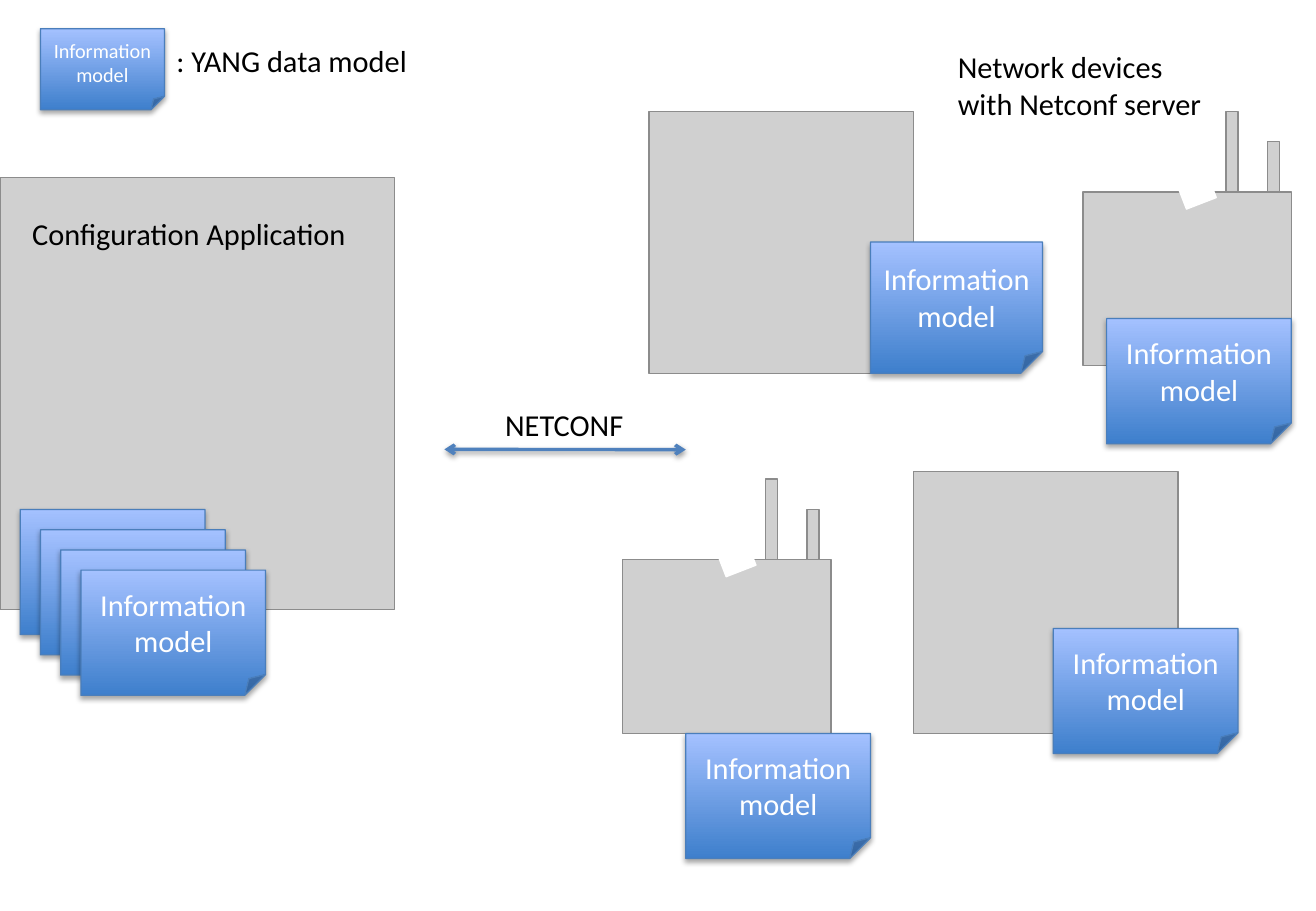
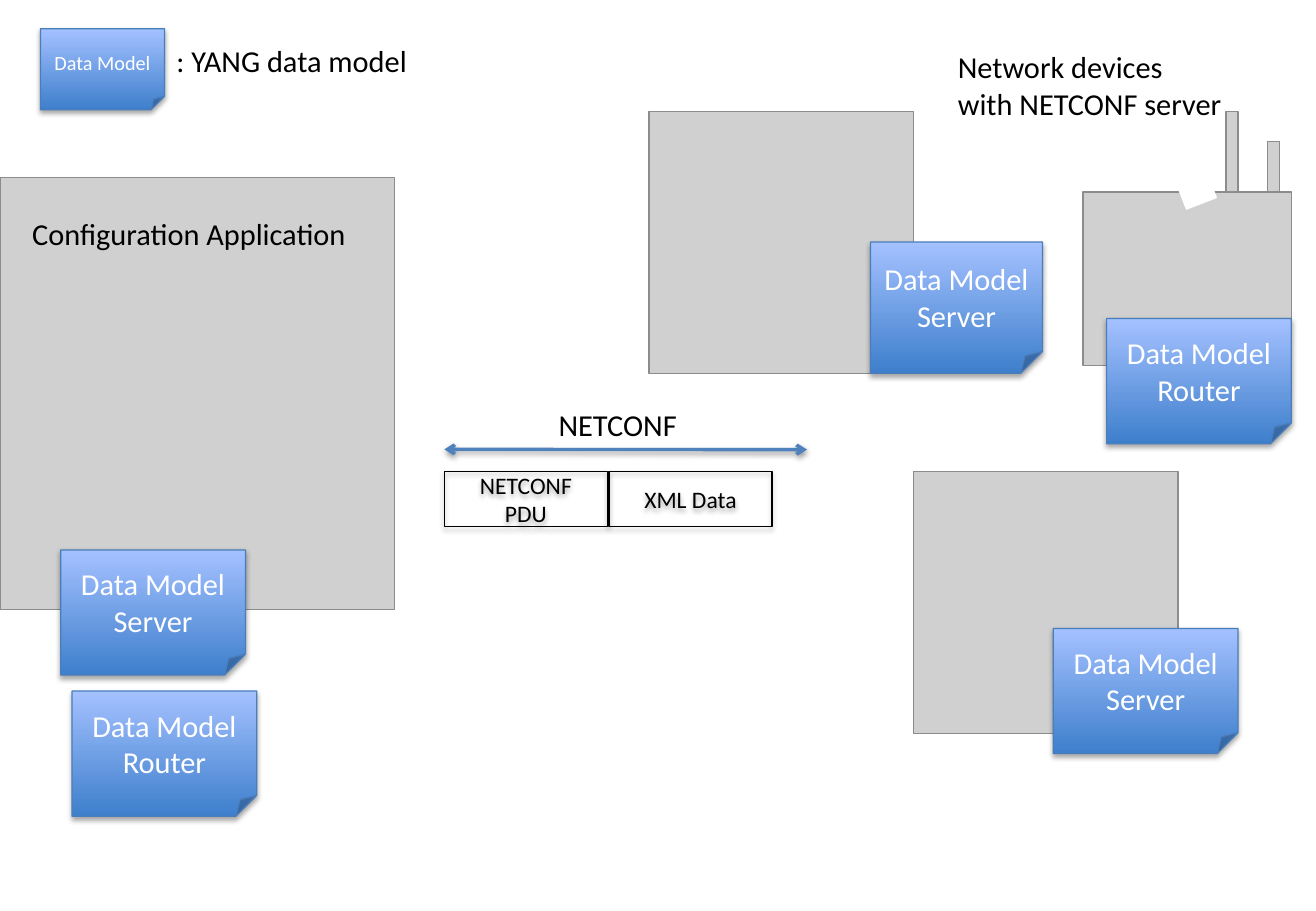
Before and after one commit to AaronNGray/jYang, a slide deck: slide 2 of yang-manager/reports/YangArchi.pptx. Drawn at 1316x911 pixels with LibreOffice and Linux fonts; fonts in the diff are those of the drawing; grey boxes stand for pictures. Boxes give left, top, right and bottom in pixels: in the first picture for what was removed or moved away, otherwise in the second. Text is boxed around its words. In the diff, an @@ line names an element or a change of style, - is before the commit and + after.

```diff
--- a/yang-manager/reports/YangArchi.pptx
+++ b/yang-manager/reports/YangArchi.pptx
@@ text in folded corner at [54,56,150,70]: text changed @@
-Information model
+Data Model
@@ text at [958,94,1221,116]: text changed @@
-with Netconf server
+with NETCONF server
@@ text in folded corner at [884,269,1029,327]: text changed @@
-Information model
+Data Model
+Server
@@ text in folded corner at [1127,343,1271,401]: text changed @@
-Information model
+Data Model
+Router
@@ text "NETCONF": place and size @@
-text "NETCONF" at [505,416,623,437]
+text "NETCONF" at [559,416,677,437]
@@ double arrow moved from (445, 450) - (687, 450) to (445, 450) - (807, 450) @@
@@ rectangle added at [445,471,608,526], outline #000000 0.75 pt, 14 pt, text #000000 @@
+NETCONF PDU
@@ rectangle added at [609,471,772,526], outline #000000 0.75 pt, 14 pt, text #000000 @@
+XML Data
@@ folded corner removed at [21,509,205,634] @@
-Information model
@@ folded corner removed at [40,530,225,655] @@
-Information model
@@ group removed at [623,479,831,734]: 3 pictures, 1 rectangle @@
@@ text in folded corner at [81,574,225,632]: text changed @@
-Information model
+Data Model Server
@@ folded corner removed at [81,570,266,695] @@
-Information model
@@ text in folded corner at [1074,653,1218,710]: text changed @@
-Information model
+Data Model
+Server
@@ folded corner added at [72,691,256,817], fill gradient #3F80CE to #A4C4FF, outline #4B7EBC 0.75 pt, 18 pt, text #FFFFFF @@
+Data Model
+Router
@@ folded corner removed at [687,734,871,859] @@
-Information model
```
Also in this commit, not shown: 10 other slides changed, 1 other file.
